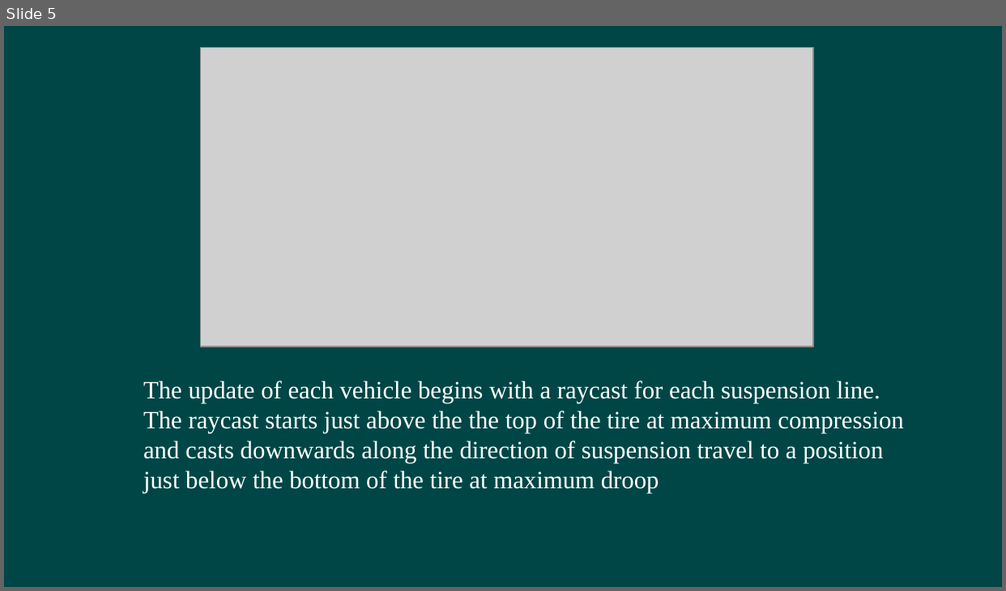
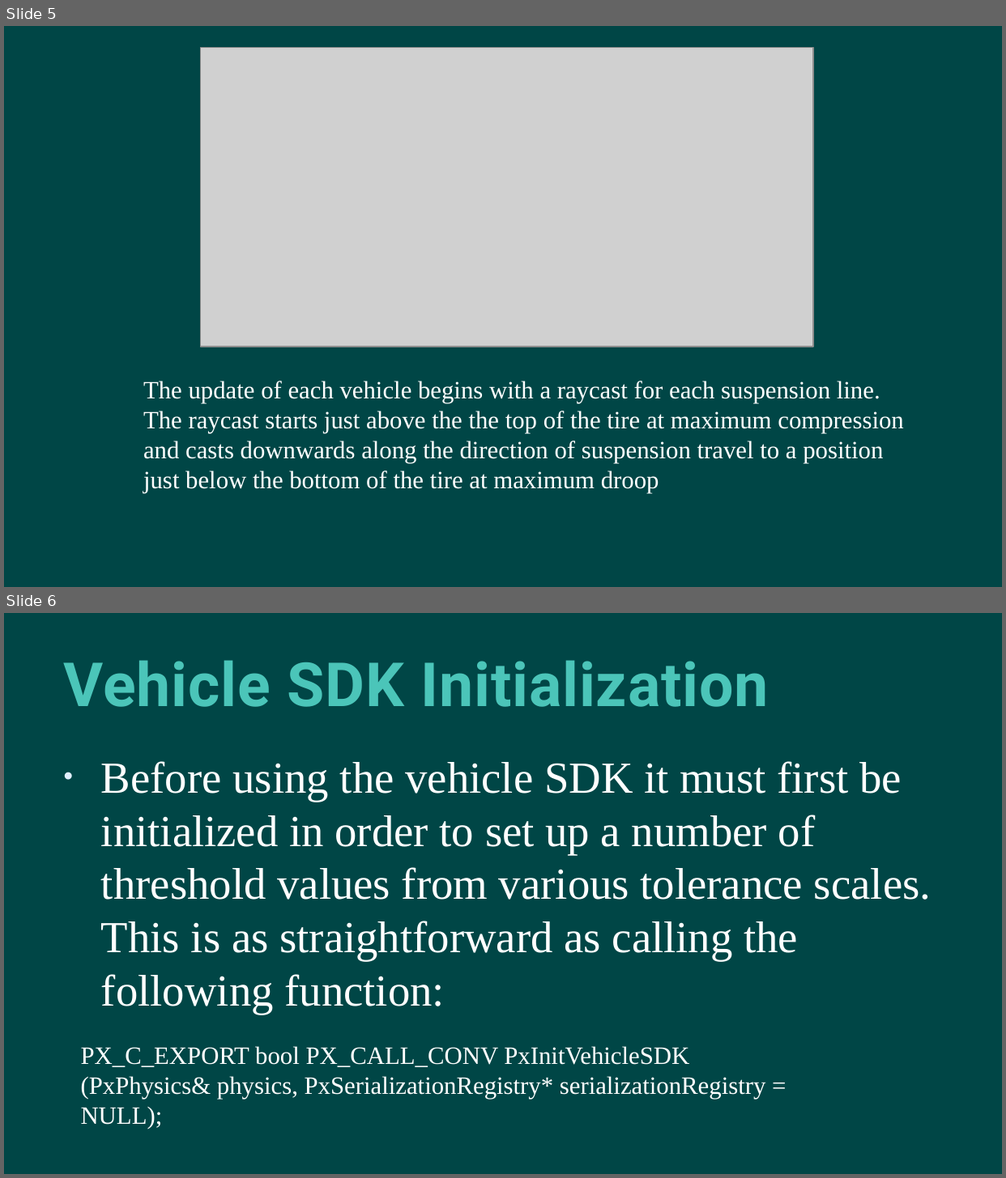
Before and after one commit to hanhonglei/Course_GamePhysics, a slide deck: Slides/11 Vehicle/Vehicle.pptx. Shown one above the other, each under a label of ours: slide 5 before the commit, slides 5 and 6 after it. The pictures are 1006x591 and 1006x1178 pixels, drawn with LibreOffice and Linux fonts; fonts in the diff are those of the drawing; grey boxes stand for pictures; background and template pictures are left out. Boxes give left, top, right and bottom in pixels: in the first picture for what was removed or moved away, otherwise in the second. Text is boxed around its words. In the diff, an @@ line names an element or a change of style, - is before the commit and + after.

```diff
--- a/Slides/11 Vehicle/Vehicle.pptx
+++ b/Slides/11 Vehicle/Vehicle.pptx
@@ slide 6 added at <box>4,613,1002,1174</box>, background #004646 @@
@@ title added at <box>64,660,769,707</box>, 44 pt, text #4BC5B9, bold @@
+Vehicle SDK Initialization
@@ text added at <box>101,761,931,1015</box>, 32 pt, text #FFFFFF @@
+• Before using the vehicle SDK it must first be initialized in order to set up a number of threshold values from various tolerance scales. This is as straightforward as calling the following function:
@@ text added at <box>81,1046,766,1099</box>, 18 pt, text #FFFFFF @@
+PX_C_EXPORT bool PX_CALL_CONV PxInitVehicleSDK (PxPhysics& physics, PxSerializationRegistry* serializationRegistry = NULL);
```
Also in this commit, not shown: 11 other slides added, 1 slide removed, 1 other file.
